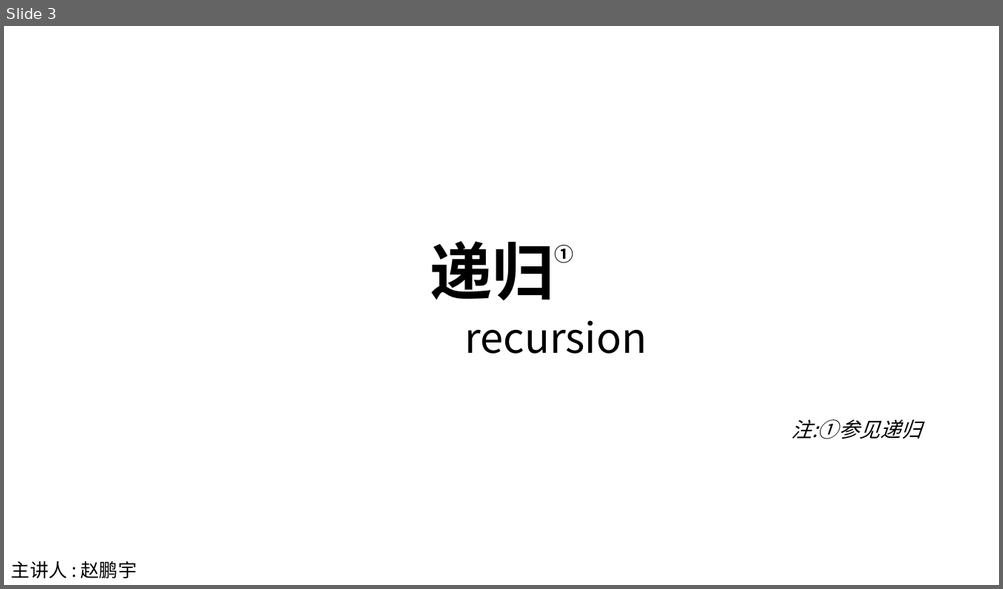
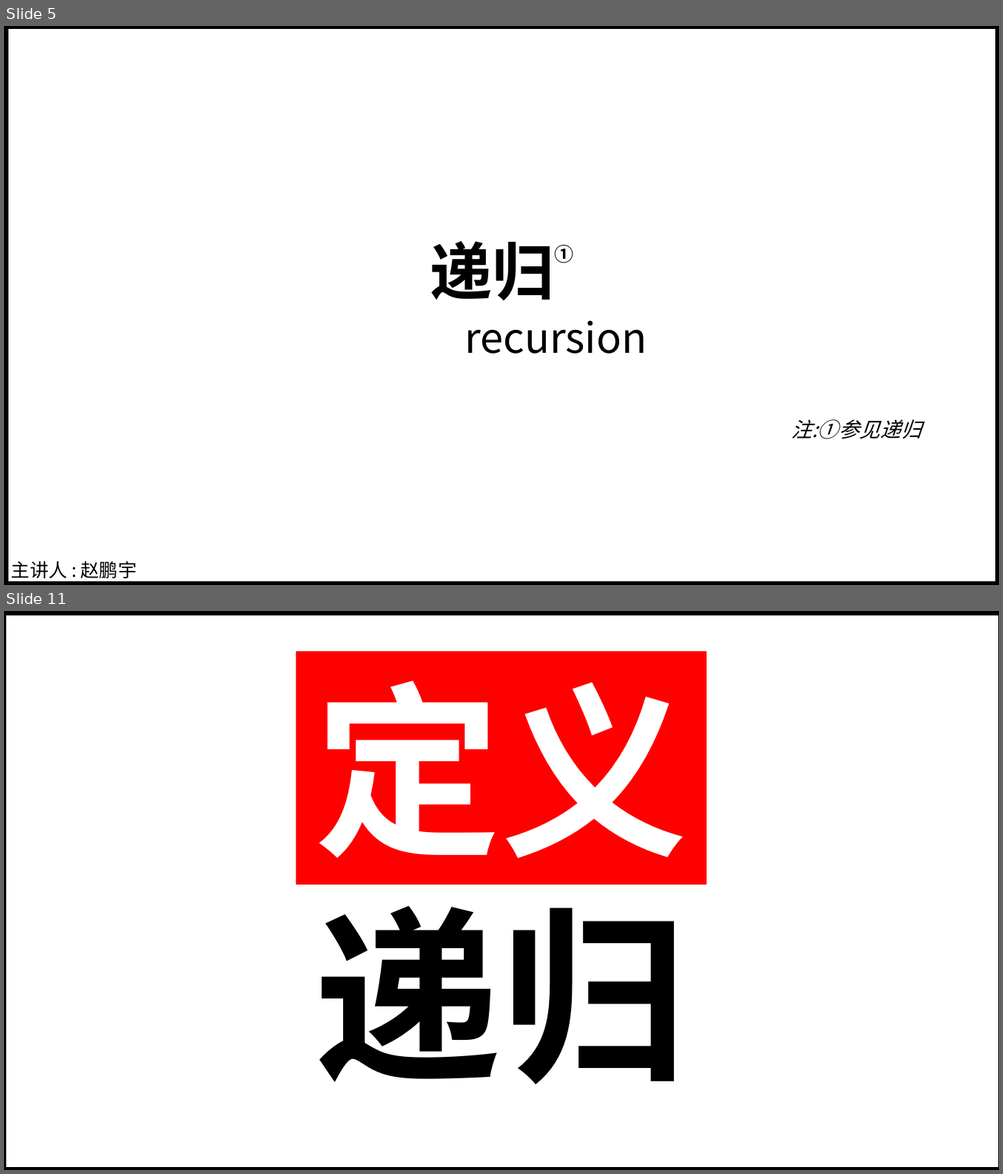
Before and after one commit to ZPYhiahiahia/nxjb-recursion-src, a slide deck: 递归.pptx. Shown one above the other, each under a label of ours: slide 3 before the commit, slides 5 and 11 after it; the slides between them are not shown. The pictures are 1003x589 and 1003x1174 pixels, drawn with LibreOffice and Linux fonts; fonts in the diff are those of the drawing. Boxes give left, top, right and bottom in pixels: in the first picture for what was removed or moved away, otherwise in the second. Text is boxed around its words. In the diff, an @@ line names an element or a change of style, - is before the commit and + after.

```diff
--- a/递归.pptx
+++ b/递归.pptx
@@ slide 11 added at (4,611,999,1170), background #FFFFFF @@
@@ table added at (4,612,999,1170), 1 rows, 1 columns @@
+
@@ table added at (4,612,999,1170), 1 rows, 1 columns @@
+
@@ rectangle added at (296,651,706,885), fill #FF0000, 180 pt, text #FFFFFF, bold @@
+定义
@@ text added at (315,877,688,1085), 180 pt, text #000000, bold @@
+递归
@@ what was slide 3 is now slide 5 @@
@@ slide 5 changed as well @@
@@ table added at (5,26,998,585), 1 rows, 1 columns @@
+
```
Also in this commit, not shown: 3 other slides changed, 18 other slides added, 6 slides removed, 1 other file.
